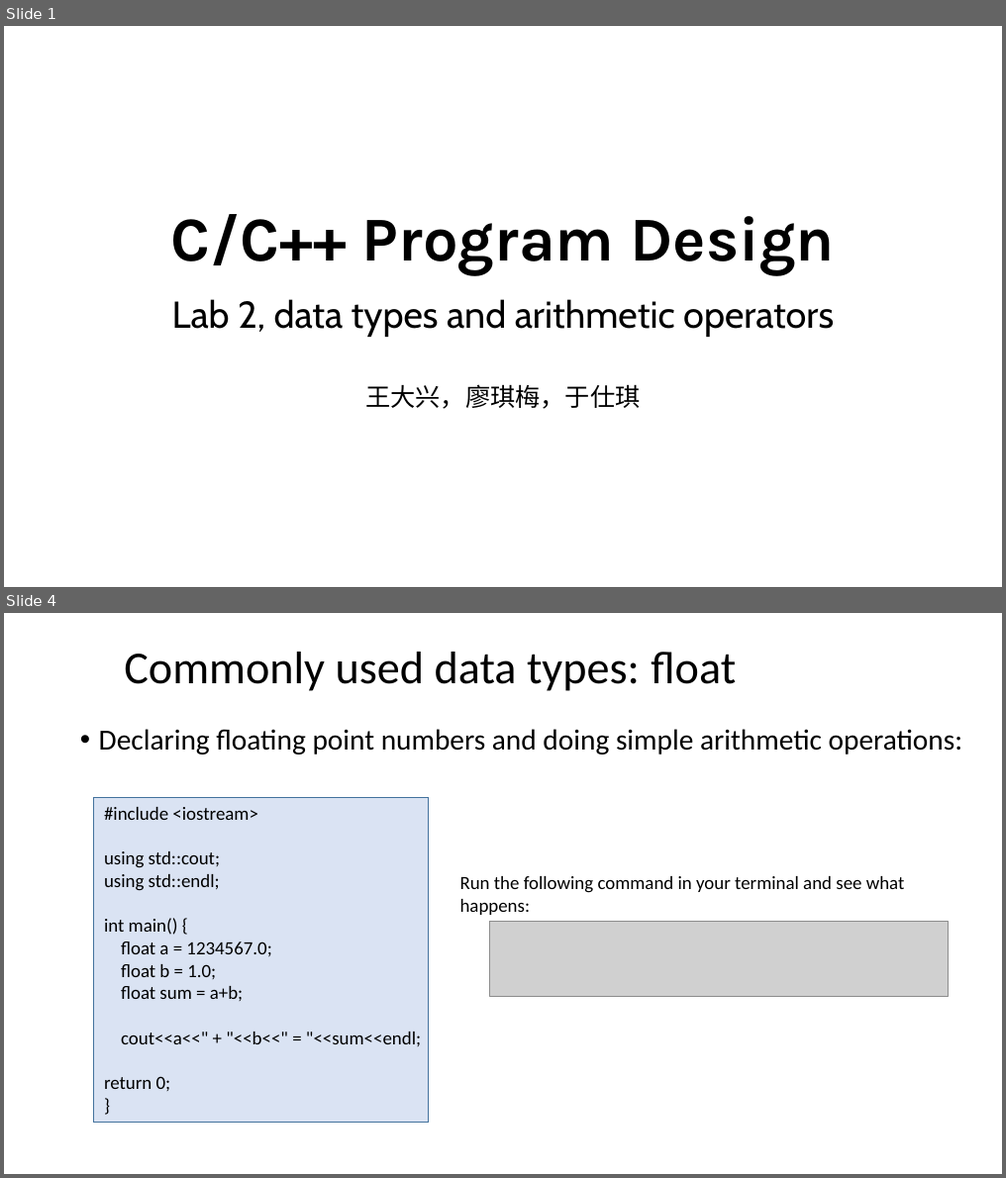
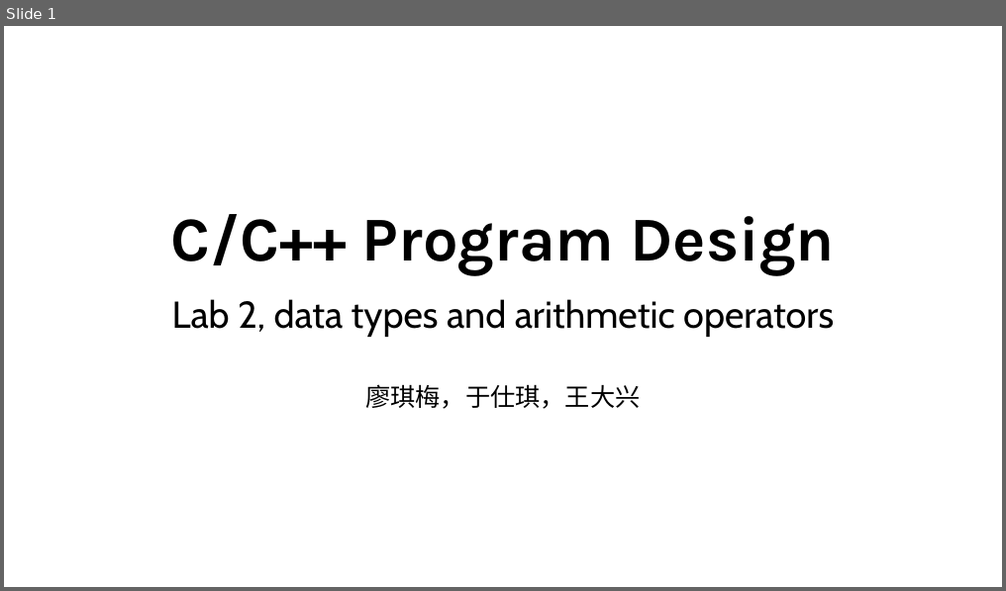
Before and after one commit to ShiqiYu/CPP, a slide deck: week02/Lab02.pptx. Shown one above the other, each under a label of ours: slides 1 and 4 before the commit, slide 1 after it; the slides between them are not shown. The pictures are 1006x1178 and 1006x591 pixels, drawn with LibreOffice and Linux fonts; fonts in the diff are those of the drawing; grey boxes stand for pictures; background and template pictures are left out. Boxes give left, top, right and bottom in pixels: in the first picture for what was removed or moved away, otherwise in the second. Text is boxed around its words. In the diff, an @@ line names an element or a change of style, - is before the commit and + after.

```diff
--- a/week02/Lab02.pptx
+++ b/week02/Lab02.pptx
@@ slide 4 removed at [4, 613, 1002, 1174], background #FFFFFF @@
@@ title removed at [124, 652, 736, 691] @@
-Commonly used data types: float
@@ text removed at [99, 729, 963, 755] @@
-• Declaring floating point numbers and doing simple arithmetic operations:
@@ rectangle removed at [94, 798, 429, 1123] @@
@@ text removed at [104, 807, 421, 1091] @@
-#include <iostream>
-using std::cout;
-using std::endl;
-int main() {
-float a = 1234567.0;
-float b = 1.0;
-float sum = a+b;
-cout<<a<<" + "<<b<<" = "<<sum<<endl;
-return 0;
-}
@@ text removed at [460, 876, 905, 893] @@
-Run the following command in your terminal and see what happens:
@@ picture removed at [490, 922, 947, 996] @@
@@ slide 1 changed as well @@
@@ subtitle at [365, 384, 640, 409]: text changed @@
-王大兴，廖琪梅，于仕琪
+廖琪梅，于仕琪，王大兴
```
Also in this commit, not shown: 5 other slides changed, 9 slides added, 10 other slides removed.
